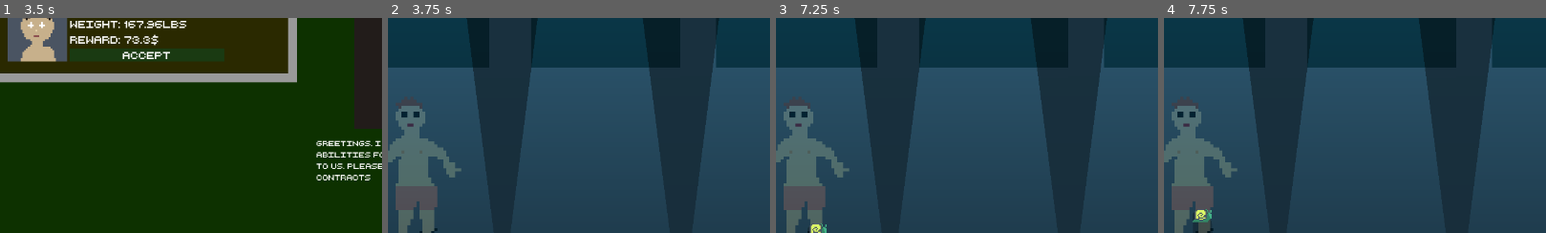
Above: before the commit, frames 1-4 (left to right).
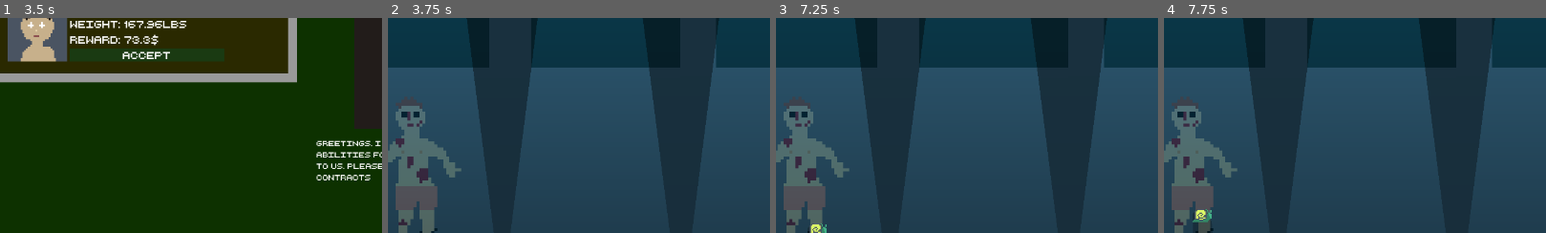
Above: after the commit, the same moments.

Repository: adrientremblay/ld56
Game: Godot game, scene res://scenes/game_screen.tscn
Two runs of this game, one before a commit and one after it. Both use one fixed random seed, a clock stepped at 60 frames per second and the inputs below.
Inputs:
- Up to frame 1 (3.5 s): click "Buy Creatures" at 0.5 s; click "buy snail" at 1.25 s; click "Buy Creatures" at 2 s; click "Buy Creatures" at 2.75 s
- Up to frame 2 (3.75 s): click "Accept" at 3.5 s
- Up to frame 3 (7.25 s): tap Enter at 5 s
- Up to frame 4 (7.75 s): tap Space at 7.25 s
The pictures show only the part of the screen within x 12-62%, y 26-76%; the shares and areas given below are measured in that part.

Frame 1 is identical in both runs. In frame 2, 0.4% of the frame differs, in the area x 2-11%, y 43-97%; in frame 3, 0.4%; in frame 4, 0.4%.

Commit message:
Creatures reduce the weight of corpses

Diff:
--- a/scenes/corpse.tscn
+++ b/scenes/corpse.tscn
@@ -60,8 +60,21 @@
 "speed": 5.0
 }]
 
+[sub_resource type="CapsuleShape2D" id="CapsuleShape2D_280um"]
+radius = 13.8
+height = 52.8
+
 [node name="Corpse" type="AnimatedSprite2D"]
 position = Vector2(26, -165)
 scale = Vector2(5, 5)
 sprite_frames = SubResource("SpriteFrames_ul3v6")
+frame = 1
+frame_progress = 0.715555
 script = ExtResource("2_8vtmh")
+
+[node name="FeedingArea" type="Area2D" parent="."]
+scale = Vector2(1, 1)
+
+[node name="CollisionShape2D" type="CollisionShape2D" parent="FeedingArea"]
+scale = Vector2(1, 1)
+shape = SubResource("CapsuleShape2D_280um")
--- a/scripts/corpse.gd
+++ b/scripts/corpse.gd
@@ -4,7 +4,14 @@
 var weight
 var reward
 
+@onready var feeding_area: Area2D = $FeedingArea
+
 func construct(person_name, weight, reward):
 	self.person_name = person_name
 	self.weight = weight
 	self.reward = reward
+
+func _process(delta: float) -> void:
+	for creature in feeding_area.get_overlapping_bodies():
+		weight -= 0.1
+		print("SUBTRACTING WEIGHT: " + str(weight))
Not shown: 1 places in scenes/corpse.tscn that only renumber resources
